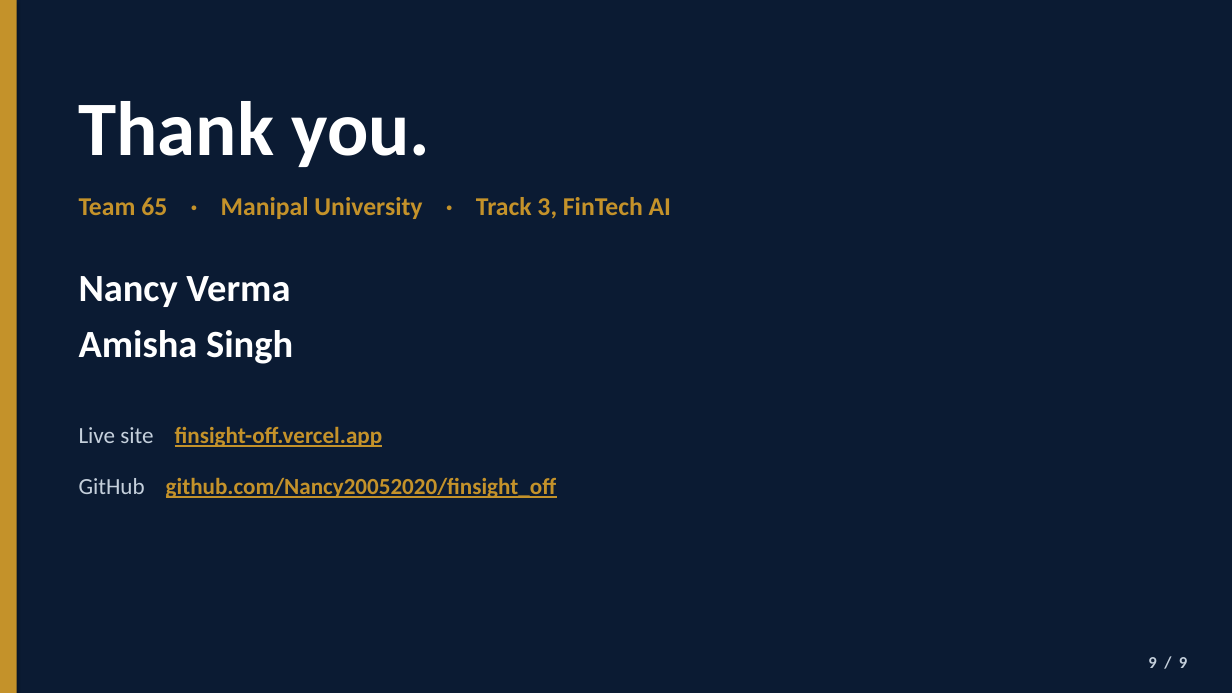
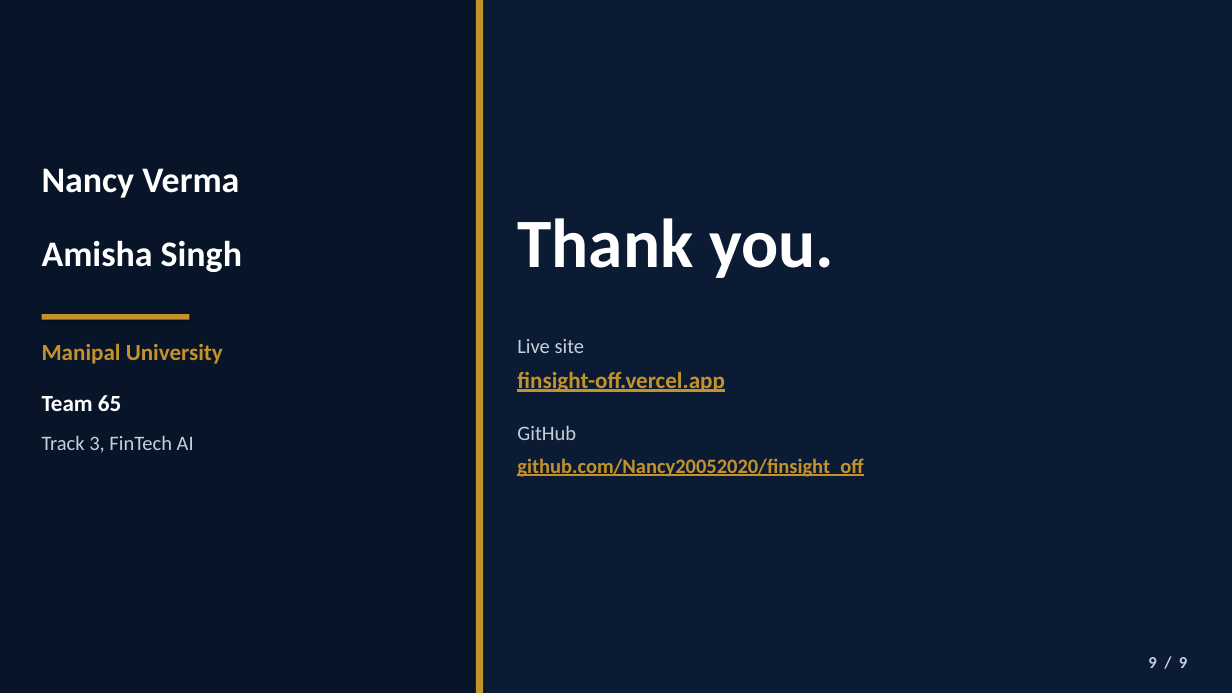
Before and after one commit to Nancy20052020/finsight_off, a slide deck: slide 9 of Team65_FinSight_Pitch.pptx. Drawn at 1232x693 pixels with LibreOffice and Linux fonts; fonts in the diff are those of the drawing. Boxes give left, top, right and bottom in pixels: in the first picture for what was removed or moved away, otherwise in the second. Text is boxed around its words. In the diff, an @@ line names an element or a change of style, - is before the commit and + after.

Commit message:
Put Nancy Verma and Amisha Singh in one left column.
The title slide and the thank-you slide now keep both names in a single column. The report presentation link downloads this deck.

```diff
--- a/Team65_FinSight_Pitch.pptx
+++ b/Team65_FinSight_Pitch.pptx
@@ rectangle added at [0,0,476,693], fill #081428 @@
@@ rectangle: place and size @@
-rectangle at [0,0,17,693]
+rectangle at [476,0,483,693]
@@ text "Nancy Verma": place and size @@
-text "Nancy Verma" at [79,276,290,307]
+text "Nancy Verma" at [42,168,239,198]
@@ text "Nancy Verma" at [42,168,239,198]: size 30 to 28 pt @@
@@ text "Thank you.": place and size @@
-text "Thank you." at [79,101,430,167]
+text "Thank you." at [517,218,834,278]
@@ text "Thank you." at [517,218,834,278]: size 60 to 54 pt @@
@@ text "Amisha Singh" at [42,240,242,272]: size 30 to 28 pt @@
@@ text "Amisha Singh": place and size @@
-text "Amisha Singh" at [79,330,293,364]
+text "Amisha Singh" at [42,240,242,272]
@@ rectangle added at [42,314,189,320], fill #C4922A @@
@@ text added at [42,344,223,364], 18 pt, text #C4922A, bold @@
+Manipal University
@@ text added at [517,339,585,353], 16 pt, text #C5D0DC @@
+Live site
@@ text at [517,372,725,392]: text changed @@
-Live site finsight-off.vercel.app
+finsight-off.vercel.app
@@ text added at [42,395,121,411], 18 pt, text #FFFFFF, bold @@
+Team 65
@@ text at [42,435,194,453]: text changed; size 20 to 16 pt; text colour #C4922A to #C5D0DC; bold off @@
-Team 65 · Manipal University · Track 3, FinTech AI
+Track 3, FinTech AI
@@ text added at [517,425,576,440], 16 pt, text #C5D0DC @@
+GitHub
@@ text at [517,458,863,477]: text changed; size 18 to 16 pt @@
-GitHub github.com/Nancy20052020/finsight_off
+github.com/Nancy20052020/finsight_off
```
Also in this commit, not shown: 1 other slide changed, 2 other files.
